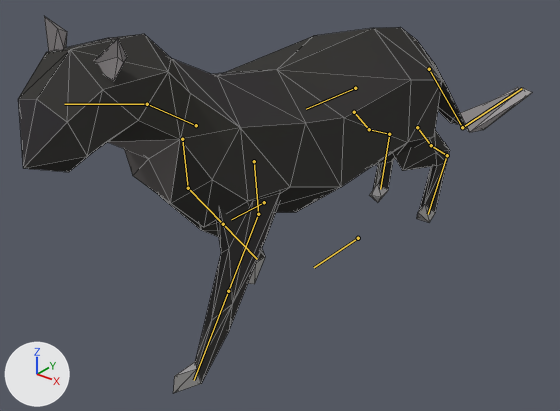
The Blender file The Overcoat/Assets/Models(blend)/Karakterler/cat.blend, before and after one commit.
The view is the same before and after, from a 50 mm camera at (0.867, -1.271, 0.868) aimed at (-0.028, -0.151, 0.174). The lights are fixed; the arrows at lower left show +X, +Y and +Z. The bones that bend it are drawn over the model as lines. Mesh edges are drawn as thin lines.
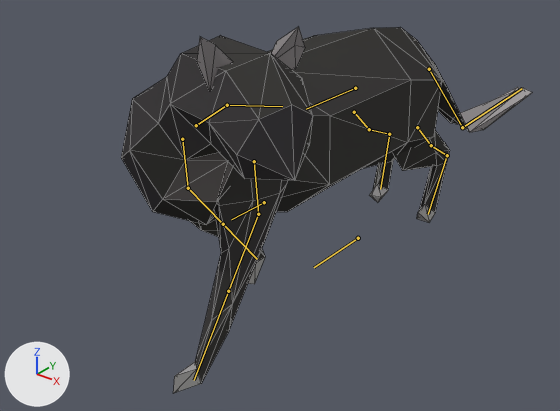
The newer file adds an action. The first version stands in its rest pose; the second is drawn at frame 1 of the action 'Walking.001'.

Changed parts and their boxes (x1, y1, x2, y2) in the pictures (560 x 411 px):
'Cylinder.001', posed (20% narrower)
    before: (18, 16, 532, 393)
    after: (121, 27, 532, 393)
bone 'neck', root to tip
    before: (196, 125) to (147, 104)
    after: (196, 125) to (227, 105)

The change, as a diff of the scene's bpy script:
```diff
--- a/The Overcoat/Assets/Models(blend)/Karakterler/cat.blend.py
+++ b/The Overcoat/Assets/Models(blend)/Karakterler/cat.blend.py
@@ bone_neck @@
 bone_neck = bpy.data.objects['Armature'].pose.bones['neck']  # child of 'spine'
-bone_neck.rotation_quaternion = (1.0, 0.0, 0.0, 0.0)  # degrees (0, 0, 0)
+bone_neck.rotation_quaternion = (0.802, -0.419, 0.317, -0.283)  # degrees (-62, 16, -48)
```
